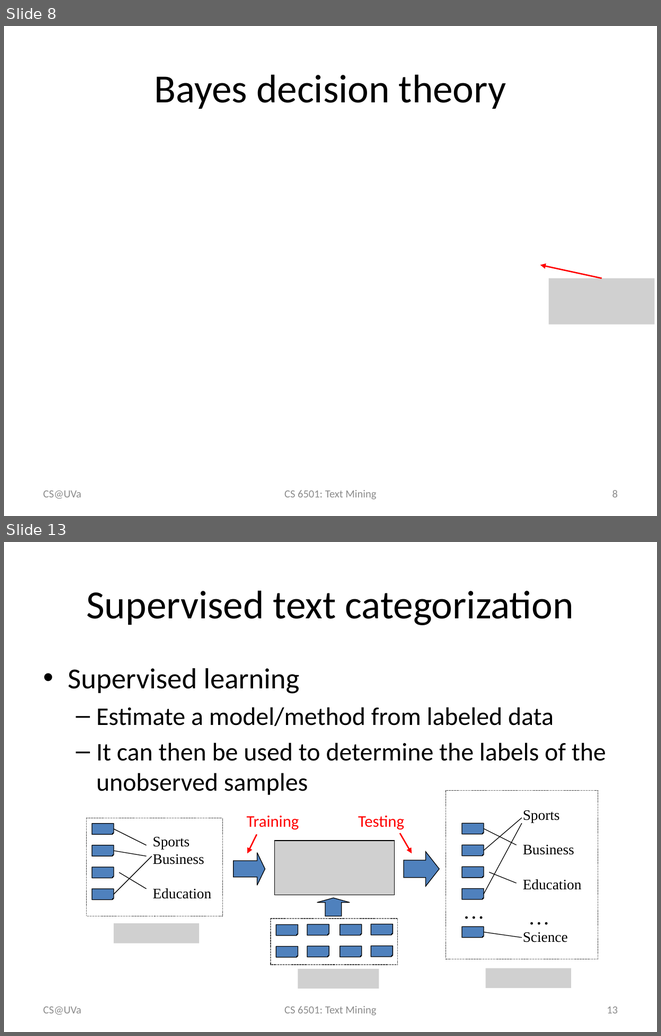
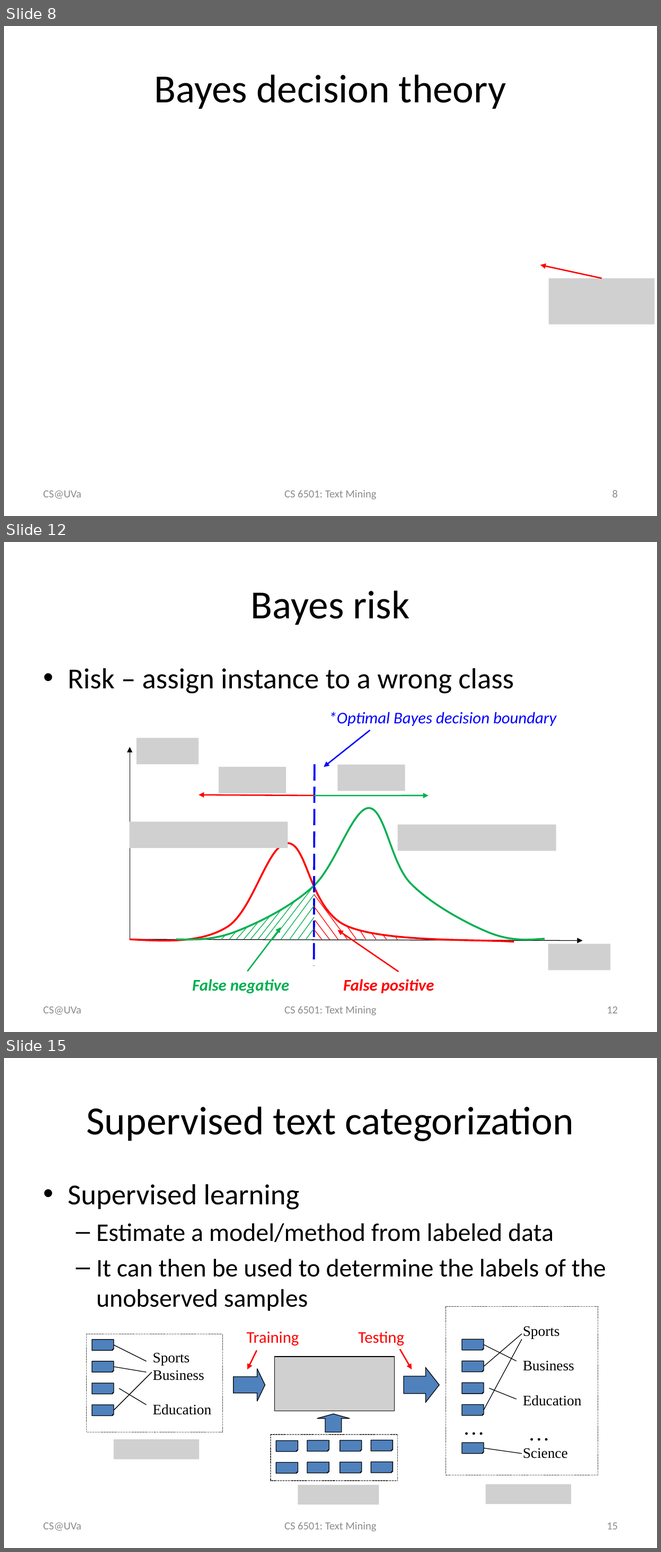
Before and after one commit to wang296/CS6501-Text-Mining, a slide deck: docs/TextCategorization.pptx. Shown one above the other, each under a label of ours: slides 8 and 13 before the commit, slides 8, 12 and 15 after it; the slides between them are not shown. The pictures are 661x1036 and 661x1552 pixels, drawn with LibreOffice and Linux fonts; fonts in the diff are those of the drawing; grey boxes stand for pictures. Boxes give left, top, right and bottom in pixels: in the first picture for what was removed or moved away, otherwise in the second. Text is boxed around its words. In the diff, an @@ line names an element or a change of style, - is before the commit and + after.

```diff
--- a/docs/TextCategorization.pptx
+++ b/docs/TextCategorization.pptx
@@ slide 12 added at [4,542,657,1032], background #FFFFFF @@
@@ title added at [251,590,410,625], 44 pt, text #000000 @@
+Bayes risk
@@ text added at [68,668,514,694], 32 pt, text #000000 @@
+• Risk – assign instance to a wrong class
@@ text added at [329,712,556,726], 18 pt, text #0000FF, italic @@
+*Optimal Bayes decision boundary
@@ arrow added from (370, 730) to (324, 767), #0000FF 1.5 pt @@
@@ arrow added from (130, 939) to (130, 747), #000000 0.75 pt @@
@@ picture added at [136,738,199,764] @@
@@ line added from (314, 764) to (314, 966), #0000FF 2.25 pt dashed @@
@@ picture added at [219,767,286,793] @@
@@ picture added at [338,765,405,791] @@
@@ arrow added from (314, 795) to (199, 795), #FF0000 1.5 pt @@
@@ arrow added from (314, 795) to (429, 795), #00B050 1.5 pt @@
@@ freeform shape added at [176,808,545,939], outline #00B050 2 pt @@
@@ picture added at [130,821,288,848] @@
@@ picture added at [398,824,556,850] @@
@@ freeform shape added at [130,843,514,942], outline #FF0000 2 pt @@
@@ arrow added from (130, 939) to (583, 941), #000000 0.75 pt @@
@@ group added at [221,886,314,940]: 12 lines @@
@@ arrow added from (248, 971) to (281, 927), #00B050 1.5 pt @@
@@ arrow added from (398, 972) to (338, 930), #FF0000 1.5 pt @@
@@ group added at [314,894,397,940]: 9 lines @@
@@ picture added at [548,944,610,970] @@
@@ text added at [192,979,289,994], 18 pt, text #00B050, bold, italic @@
+False negative
@@ text added at [343,979,434,993], 18 pt, text #FF0000, bold, italic @@
+False positive
@@ text added at [43,1006,81,1014], 12 pt, text #8C8C8C @@
+CS@UVa
@@ text added at [284,1006,376,1015], 12 pt, text #8C8C8C @@
+CS 6501: Text Mining
@@ page number added at [607,1006,618,1013], 12 pt, text #8C8C8C @@
+12
@@ what was slide 13 is now slide 15 @@
@@ page number at [607,1522,618,1529]: text changed @@
-13
+15
```
Also in this commit, not shown: 10 slides changed, 2 other slides added, 3 other files.
